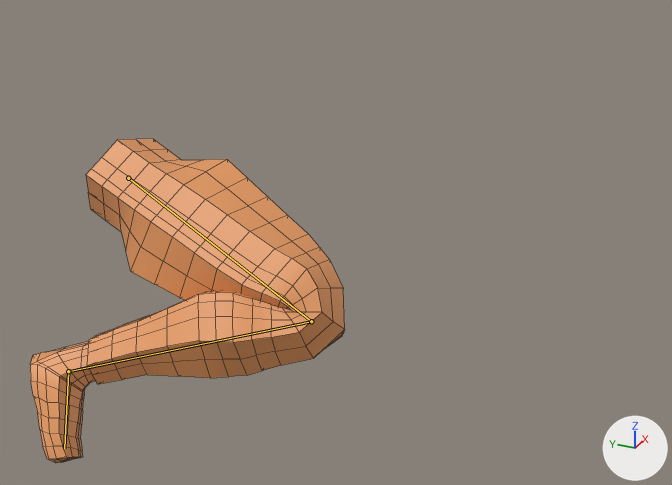
The Blender file Models/Leg/leg.blend: old version first, new version second.
One viewpoint serves both versions: a 50 mm camera at (-4.11, -3.22, 2.42) aimed at (-0.44, -1.57, 0.58). Every picture has the same lights, and +X, +Y and +Z are marked at lower right. Both versions are drawn at frame 5 of the action 'Kick'; the numbers are the values there. The bones that bend it are drawn over the model as lines. Mesh edges are drawn as thin lines.

Names of what the first picture shows: 'Leg'.
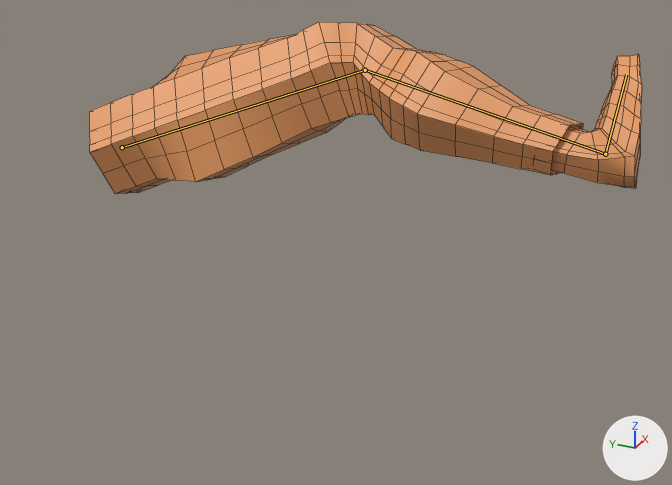
Changed parts and their boxes (x1, y1, x2, y2) in the pictures (672 x 485 px):
```json
{"object": "Leg", "change": "posed", "before": [30, 139, 345, 463], "after": [89, 22, 642, 194], "on screen": "75% wider, 47% shorter"}
{"bone": "Bone", "before": "(128, 178) to (311, 321)", "after": "(122, 147) to (365, 70)"}
{"bone": "Bone.001", "before": "(311, 321) to (68, 371)", "after": "(365, 70) to (605, 154)"}
{"bone": "Bone.002", "before": "(68, 371) to (64, 448)", "after": "(605, 154) to (626, 74)"}
```

The change, as JSON lines over the scene's bpy script:
```json
{"block": "bone_bone", "where": "bone_bone = bpy.data.objects['Armature'].pose.bones['Bone']"}
{"op": "set", "path": "bone_bone.location", "old": "(-0.243, 0.35, -0.033)", "new": "(-0.328, 0.185, -0.16)"}
{"op": "set", "path": "bone_bone.rotation_quaternion", "old": "(0.805, -0.283, -0.271, 0.207)", "new": "(0.65, -0.659, -0.355, 0.131)", "note": "degrees (-47, -22, 38) -> degrees (-97, -17, 42)"}
{"block": "bone_bone_001", "where": "bone_bone_001 = bpy.data.objects['Armature'].pose.bones['Bone.001']  # child of 'Bone'"}
{"op": "set", "path": "bone_bone_001.rotation_quaternion", "old": "(0.773, 0.828, -0.002, 0.023)", "new": "(0.997, 0.031, 0.062, 0.022)", "note": "degrees (94, -2, 1) -> degrees (4, 7, 3)"}
{"block": "bone_bone_002", "where": "bone_bone_002 = bpy.data.objects['Armature'].pose.bones['Bone.002']  # child of 'Bone.001'"}
{"op": "set", "path": "bone_bone_002.rotation_quaternion", "old": "(0.998, -0.033, 0.011, -0.024)", "new": "(0.98, -0.194, 0.035, -0.037)", "note": "degrees (-4, 1, -3) -> degrees (-23, 3, -5)"}
```
